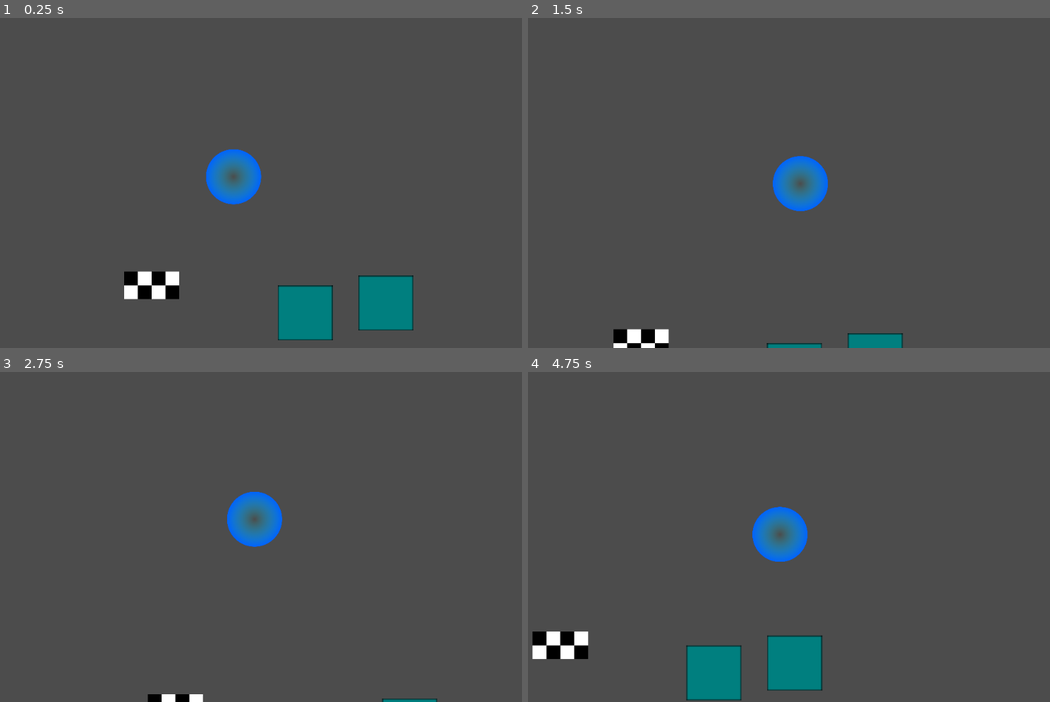
Above: before the commit, frames 1-4 (two rows, left to right).
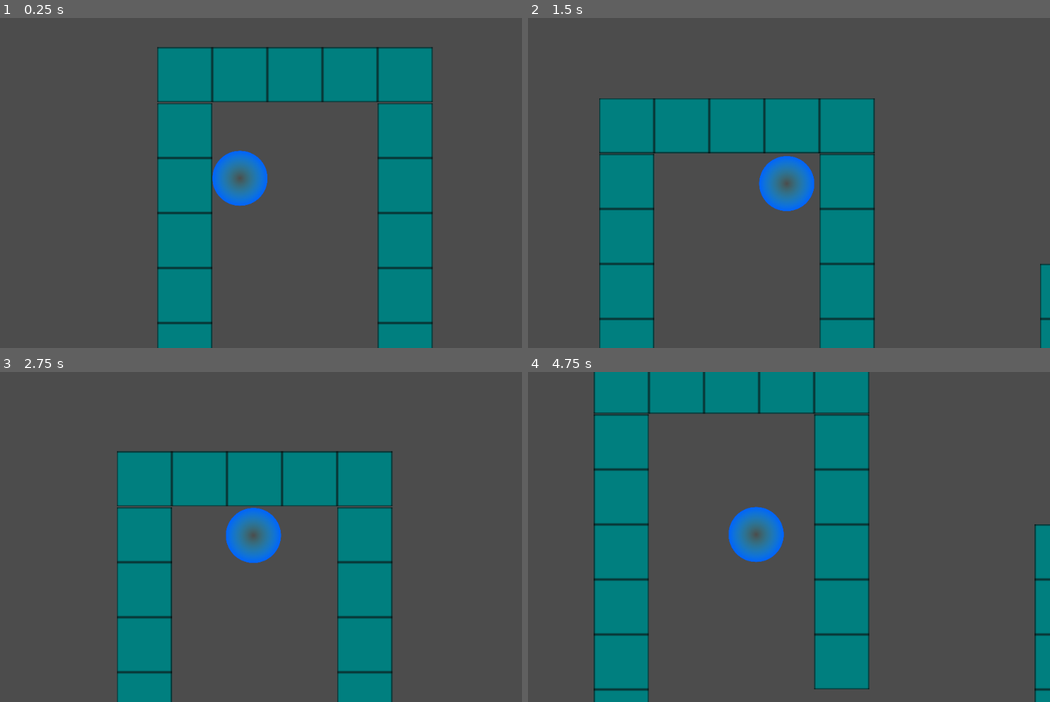
Above: after the commit, the same moments.

Repository: jacob-grahn/bubble-racing
Game: Godot game, scene res://map/Map.tscn
Two runs of this game, one before a commit and one after it. Both use one fixed random seed, a clock stepped at 60 frames per second and the inputs below.
Inputs (mouse positions are in pixels of both pictures, inside the frame that each line leads up to):
- Up to frame 1 (0.25 s): no input
- Up to frame 2 (1.5 s): move the mouse to (893, 166) at 0.52 s; click (893, 166) at 0.67 s; move the mouse to (653, 199) at 1.27 s; click (653, 199) at 1.42 s
- Up to frame 3 (2.75 s): move the mouse to (297, 464) at 2.02 s; click (297, 464) at 2.17 s
- Up to frame 4 (4.75 s): move the mouse to (742, 603) at 2.77 s; click (742, 603) at 2.92 s; move the mouse to (935, 586) at 3.52 s; click (935, 586) at 3.67 s; move the mouse to (601, 487) at 4.27 s; click (601, 487) at 4.42 s

The runs differ from the first frame. In frame 1, 27% of the frame differs, in the area x 23-83%, y 8-100%; in frame 2, 24%; in frame 3, 23%; in frame 4, 32%, in the area x 0-100%, y 0-100%.

Commit message:
MVP, much wow

Diff:
--- /dev/null
+++ b/Wall.tscn
@@ -0,0 +1,20 @@
+[gd_scene load_steps=2 format=2]
+
+[ext_resource path="res://box/Box.tscn" type="PackedScene" id=1]
+
+[node name="Node2D" type="Node2D"]
+position = Vector2( 51.551, 50.119 )
+
+[node name="Box" parent="." instance=ExtResource( 1 )]
+
+[node name="Box2" parent="." instance=ExtResource( 1 )]
+position = Vector2( 100, 0 )
+
+[node name="Box3" parent="." instance=ExtResource( 1 )]
+position = Vector2( 200, 0 )
+
+[node name="Box4" parent="." instance=ExtResource( 1 )]
+position = Vector2( 300, 0 )
+
+[node name="Box5" parent="." instance=ExtResource( 1 )]
+position = Vector2( 400, 0 )
--- a/map/Map.gd
+++ b/map/Map.gd
@@ -6,3 +6,4 @@
 
 func on_bubble_finished(bubble: RigidBody2D):
 	bubble.finish()
+	get_tree().reload_current_scene()
--- a/map/Map.tscn
+++ b/map/Map.tscn
@@ -1,10 +1,11 @@
-[gd_scene load_steps=7 format=2]
+[gd_scene load_steps=8 format=2]
 
 [ext_resource path="res://bubble/Bubble.tscn" type="PackedScene" id=1]
 [ext_resource path="res://bubble/Bubble.gd" type="Script" id=2]
 [ext_resource path="res://box/Box.tscn" type="PackedScene" id=3]
 [ext_resource path="res://finish/Finish.tscn" type="PackedScene" id=4]
 [ext_resource path="res://map/Map.gd" type="Script" id=5]
+[ext_resource path="res://Wall.tscn" type="PackedScene" id=6]
 
 [sub_resource type="PhysicsMaterial" id=1]
 bounce = 0.66
@@ -18,17 +19,65 @@
 gravity_scale = 0.0
 script = ExtResource( 2 )
 
-[node name="StaticBody2D" parent="." instance=ExtResource( 3 )]
-position = Vector2( 212.599, 330.388 )
-
 [node name="Box" parent="." instance=ExtResource( 3 )]
-position = Vector2( 359, 312.5 )
+position = Vector2( 0, 500 )
 
 [node name="Box2" parent="." instance=ExtResource( 3 )]
-position = Vector2( 668, 461.5 )
+position = Vector2( 0, 600 )
+
+[node name="Box3" parent="." instance=ExtResource( 3 )]
+position = Vector2( 1095.93, 295.194 )
+
+[node name="Box4" parent="." instance=ExtResource( 3 )]
+position = Vector2( 1465.81, 281.495 )
+
+[node name="Box5" parent="." instance=ExtResource( 3 )]
+position = Vector2( 1202.1, 490.407 )
+
+[node name="Box7" parent="." instance=ExtResource( 3 )]
+position = Vector2( 1832.26, 401.362 )
+
+[node name="Box6" parent="." instance=ExtResource( 3 )]
+position = Vector2( 1400.74, 600 )
 
 [node name="Finish" parent="." instance=ExtResource( 4 )]
-position = Vector2( -91.2213, 280.267 )
+position = Vector2( 1475, 1169 )
 
 [node name="Finish2" parent="." instance=ExtResource( 4 )]
-position = Vector2( -40.8875, 280.267 )
+position = Vector2( 1525, 1169 )
+
+[node name="Finish3" parent="." instance=ExtResource( 4 )]
+position = Vector2( 1525, 1219 )
+
+[node name="Finish4" parent="." instance=ExtResource( 4 )]
+position = Vector2( 1475, 1219 )
+
+[node name="Wall" parent="." instance=ExtResource( 6 )]
+position = Vector2( 0, -101.432 )
+
+[node name="Wall2" parent="." instance=ExtResource( 6 )]
+position = Vector2( 400, 0 )
+rotation = 1.5708
+
+[node name="Wall7" parent="." instance=ExtResource( 6 )]
+position = Vector2( 800, 200 )
+rotation = 1.5708
+
+[node name="Wall4" parent="." instance=ExtResource( 6 )]
+position = Vector2( 0, 700 )
+
+[node name="Wall5" parent="." instance=ExtResource( 6 )]
+position = Vector2( 500, 700 )
+
+[node name="Wall6" parent="." instance=ExtResource( 6 )]
+position = Vector2( 1000, 700 )
+
+[node name="Wall9" parent="." instance=ExtResource( 6 )]
+position = Vector2( 1300, 1000 )
+
+[node name="Wall8" parent="." instance=ExtResource( 6 )]
+position = Vector2( 1700, 700 )
+
+[node name="Wall3" parent="." instance=ExtResource( 6 )]
+position = Vector2( 0, 0 )
+rotation = 1.5708
--- a/project.godot
+++ b/project.godot
@@ -19,6 +19,10 @@
 run/main_scene="res://map/Map.tscn"
 config/icon="res://icon.png"
 
+[display]
+
+window/size/fullscreen=true
+
 [rendering]
 
 environment/default_environment="res://default_env.tres"
